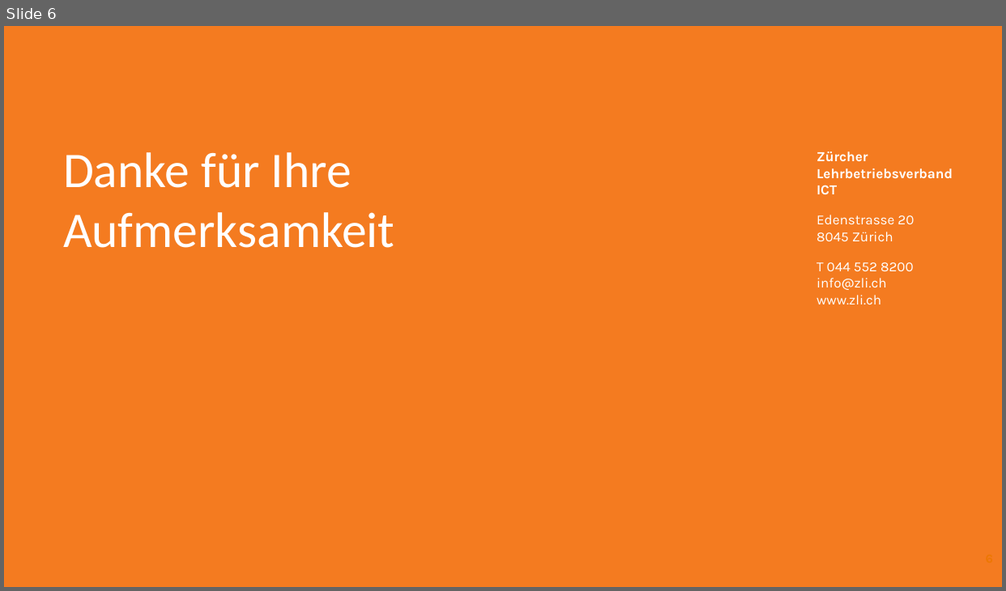
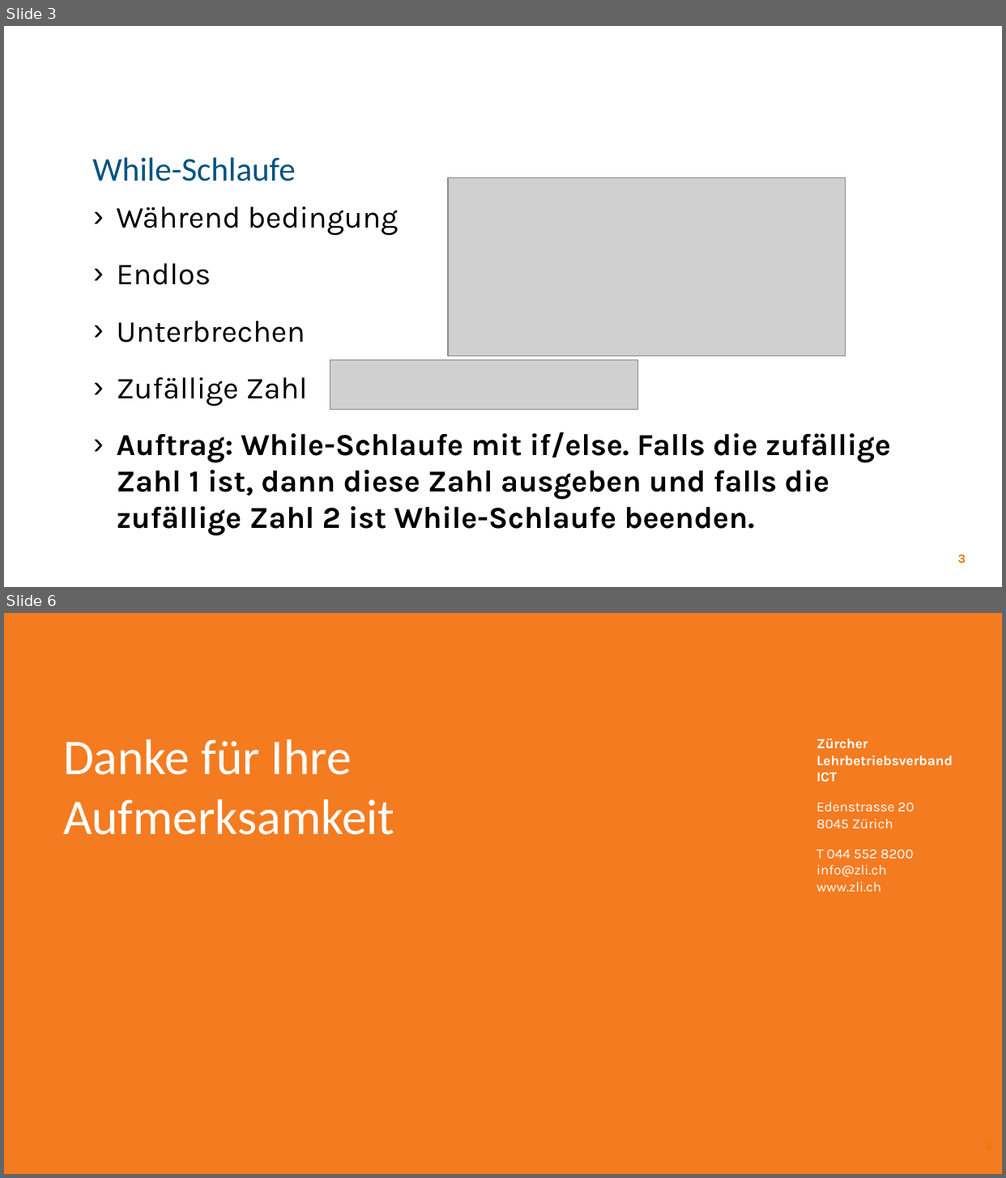
Before and after one commit to jonlanda/PHP-Kurs, a slide deck: 3_Mini_Projekt/Talking Ben Auftrag.pptx. Shown one above the other, each under a label of ours: slide 6 before the commit, slides 3 and 6 after it; the slides between them are not shown. The pictures are 1006x591 and 1006x1178 pixels, drawn with LibreOffice and Linux fonts; fonts in the diff are those of the drawing; grey boxes stand for pictures; background and template pictures are left out. Boxes give left, top, right and bottom in pixels: in the first picture for what was removed or moved away, otherwise in the second. Text is boxed around its words. In the diff, an @@ line names an element or a change of style, - is before the commit and + after.

```diff
--- a/3_Mini_Projekt/Talking Ben Auftrag.pptx
+++ b/3_Mini_Projekt/Talking Ben Auftrag.pptx
@@ slide 3 added at [4,26,1002,587], background #FFFFFF @@
@@ title added at [92,157,295,182], 24 pt, text #005380 @@
+While-Schlaufe
@@ picture added at [448,177,846,356] @@
@@ text added at [117,207,891,536], 22 pt, text #000000, bold @@
+› Während bedingung
+› Endlos
+› Unterbrechen
+› Zufällige Zahl
+› Auftrag: While-Schlaufe mit if/else. Falls die zufällige Zahl 1 ist, dann diese Zahl ausgeben und falls die zufällige Zahl 2 ist While-Schlaufe beenden.
@@ picture added at [330,361,637,409] @@
@@ page number added at [958,554,966,564], 9 pt, text #ED7703, bold @@
+3
```
Also in this commit, not shown: 1 slide changed, 3 other slides added, 5 slides removed.
